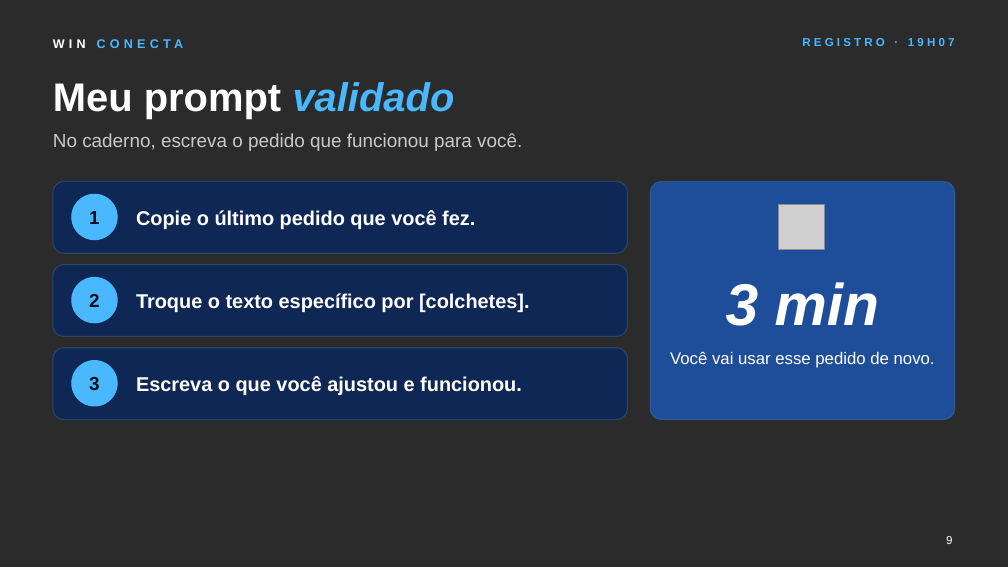
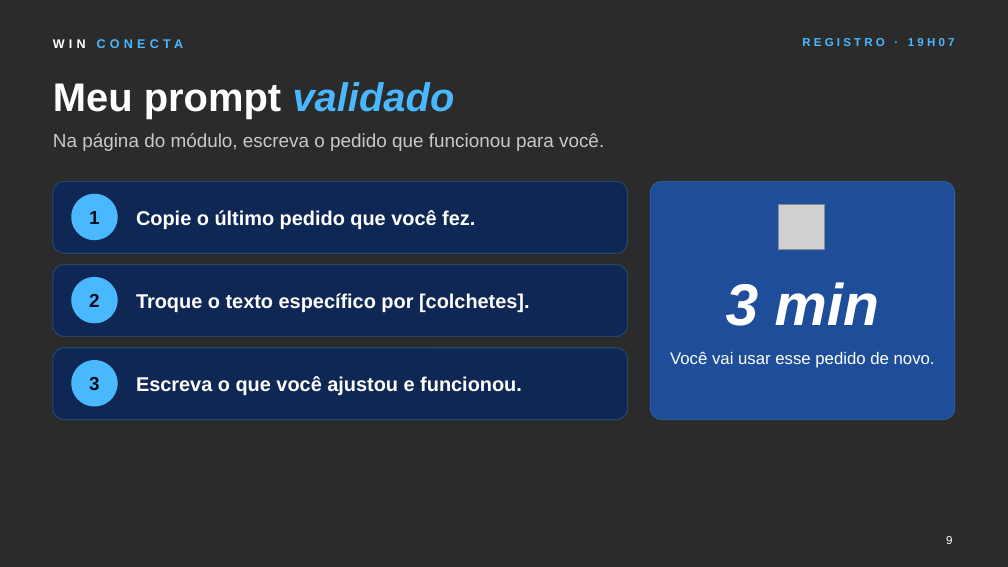
Before and after one commit to acatauassu/conecta, a slide deck: slide 9 of M4 - Escrever com a minha voz/M4-slides.pptx. Drawn at 1008x567 pixels with LibreOffice and Linux fonts; fonts in the diff are those of the drawing; grey boxes stand for pictures; background and template pictures are left out; a plain dark background stands for a picture behind light text. Boxes give left, top, right and bottom in pixels: in the first picture for what was removed or moved away, otherwise in the second. Text is boxed around its words. In the diff, an @@ line names an element or a change of style, - is before the commit and + after.

```diff
--- a/M4 - Escrever com a minha voz/M4-slides.pptx
+++ b/M4 - Escrever com a minha voz/M4-slides.pptx
@@ text at (53, 133, 604, 151): text changed @@
-No caderno, escreva o pedido que funcionou para você.
+Na página do módulo, escreva o pedido que funcionou para você.
```
Also in this commit, not shown: 1 other slide changed, 8 other files.
